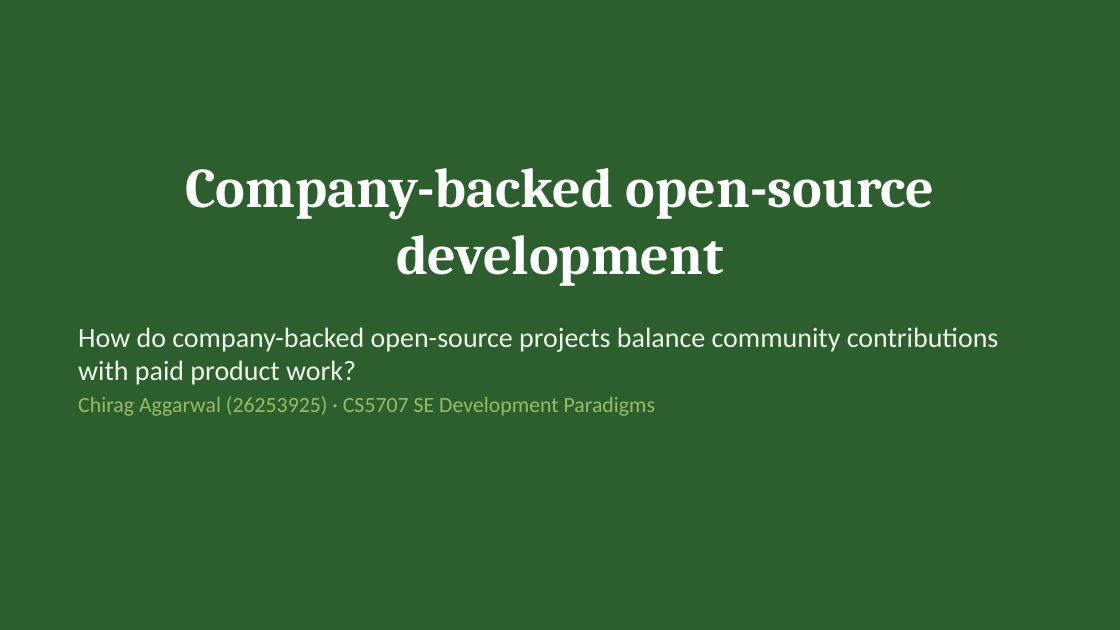
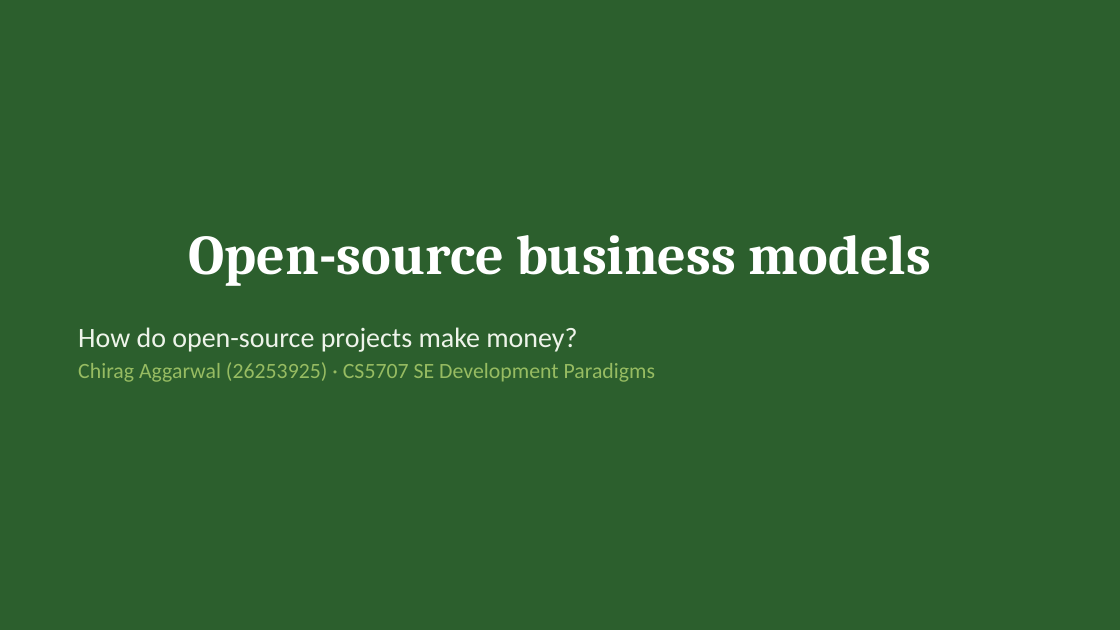
Before and after one commit to ChiragAgg5k/ul-university-notes, a slide deck: slide 1 of 2026-27/SEM1/CS5707 - SE Development Paradigms/Presentation/CS5707 Presentation - Chirag Aggarwal.pptx. Drawn at 1120x630 pixels with LibreOffice and Linux fonts; fonts in the diff are those of the drawing. Boxes give left, top, right and bottom in pixels: in the first picture for what was removed or moved away, otherwise in the second. Text is boxed around its words. In the diff, an @@ line names an element or a change of style, - is before the commit and + after.

Commit message:
docs(cs5707): simplify the research question to how open-source projects make money
Retitles the topic to open-source business models and rebuilds the answer slide around Riehle (2012), with Zhou et al. (2016) as the cost of company control.

```diff
--- a/2026-27/SEM1/CS5707 - SE Development Paradigms/Presentation/CS5707 Presentation - Chirag Aggarwal.pptx
+++ b/2026-27/SEM1/CS5707 - SE Development Paradigms/Presentation/CS5707 Presentation - Chirag Aggarwal.pptx
@@ title at [189,235,932,286]: text changed @@
-Company-backed open-source development
+Open-source business models
@@ text at [78,327,577,352]: text changed @@
-How do company-backed open-source projects balance community contributions with paid product work?
+How do open-source projects make money?
```
Also in this commit, not shown: 1 other slide changed, 3 other files.
